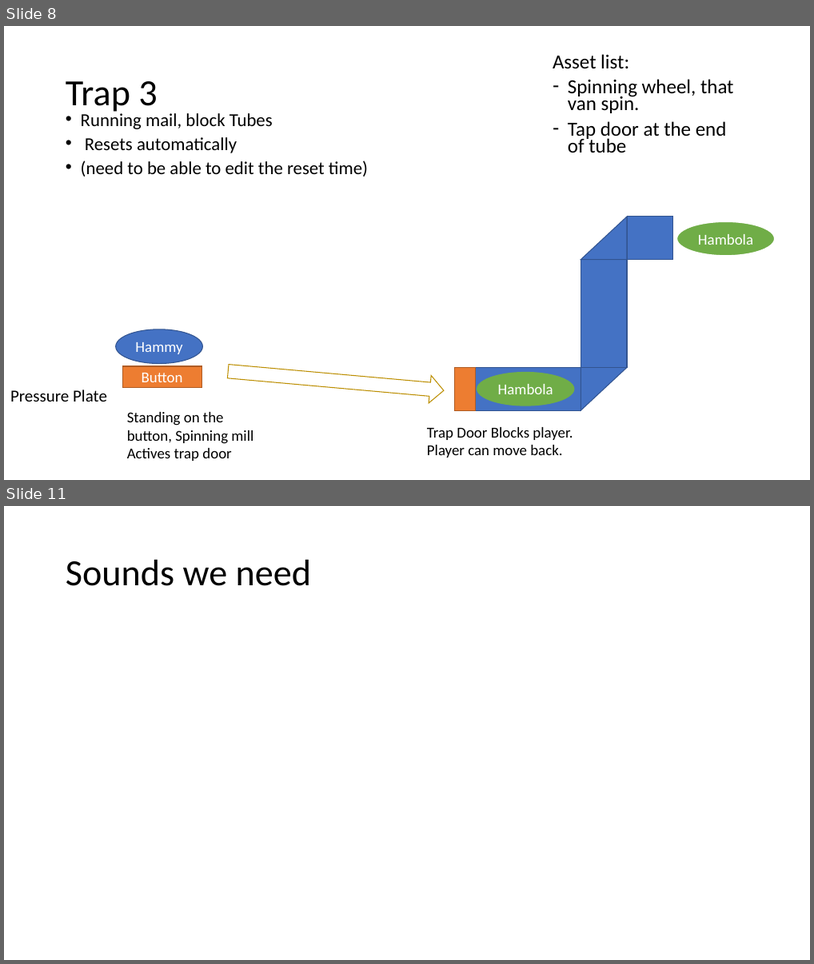
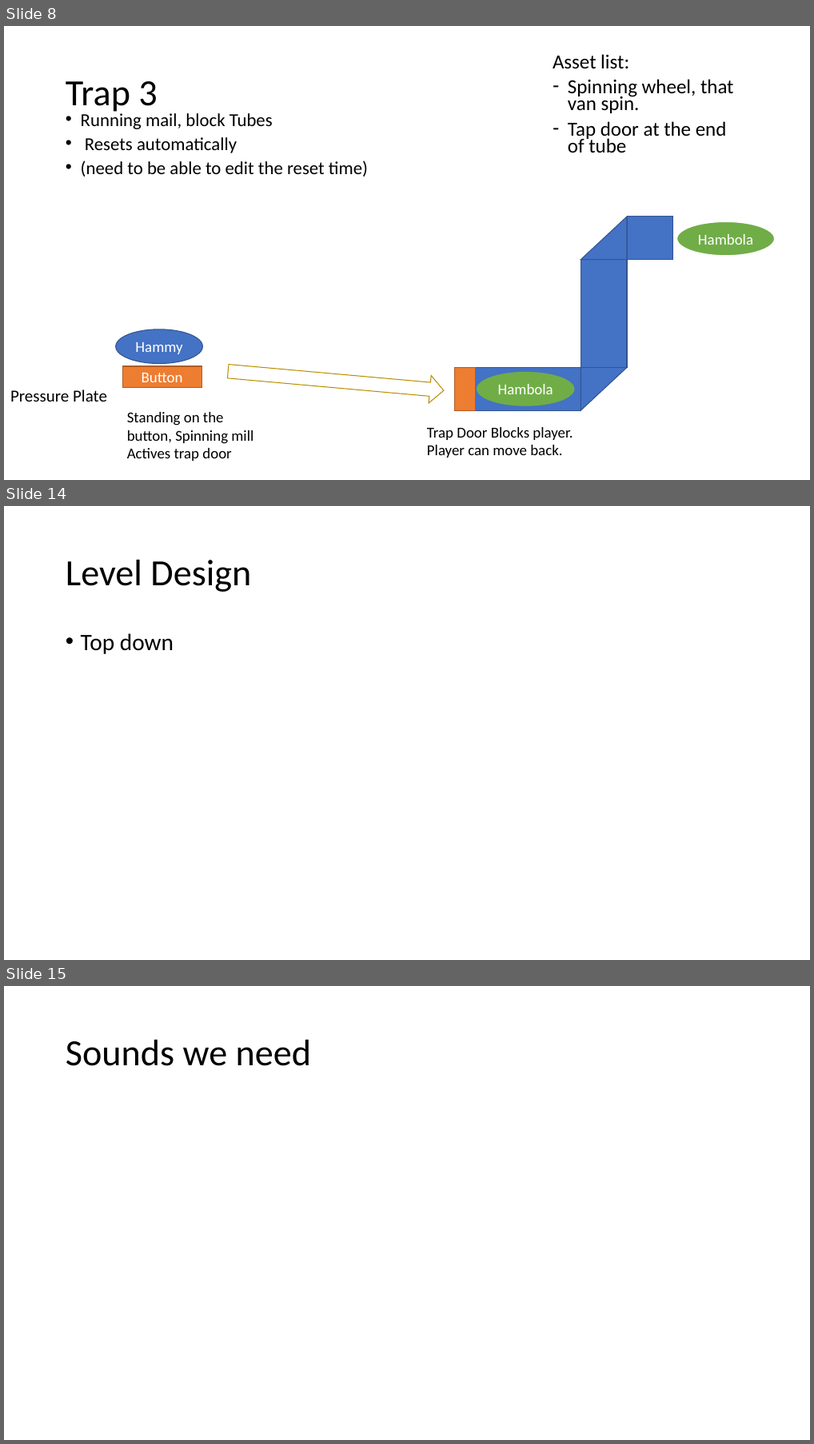
Before and after one commit to rupee990/GGJ2018-Hambola, a slide deck: GGJ/Documents/Zombie Hamsters.pptx. Shown one above the other, each under a label of ours: slides 8 and 11 before the commit, slides 8, 14 and 15 after it; the slides between them are not shown. The pictures are 814x964 and 814x1444 pixels, drawn with LibreOffice and Linux fonts; fonts in the diff are those of the drawing. Boxes give left, top, right and bottom in pixels: in the first picture for what was removed or moved away, otherwise in the second. Text is boxed around its words. In the diff, an @@ line names an element or a change of style, - is before the commit and + after.

Commit message:
Test level and updated level

```diff
--- a/GGJ/Documents/Zombie Hamsters.pptx
+++ b/GGJ/Documents/Zombie Hamsters.pptx
@@ slide 14 added at (4, 506, 810, 960), background #FFFFFF @@
@@ title added at (66, 560, 251, 592), 44 pt, text #000000 @@
+Level Design
@@ text added at (81, 633, 174, 654), 28 pt, text #000000 @@
+• Top down
@@ what was slide 11 is now slide 15 @@
```
Also in this commit, not shown: 3 slides changed, 3 other slides added, 2 other files.
